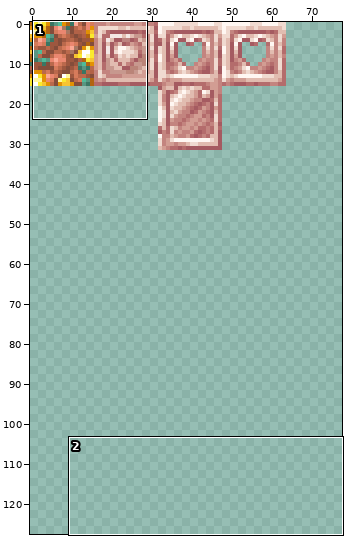
A pixel-art file gets an edit: Block Textures.aseprite. Above: a wide view before the commit, with the close-up outlined.
Close-up. Old version:
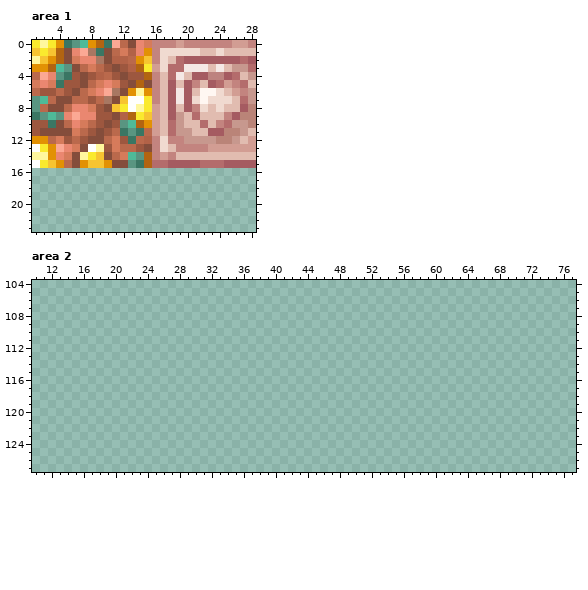
256x128 pixels, 1 frame. Colours within 5 levels of each other are drawn and written as one. Shown: area 1: x 1..28, y 0..23; area 2: x 10..77, y 104..127. The wide view leaves out empty margins.
The same view after the edit:
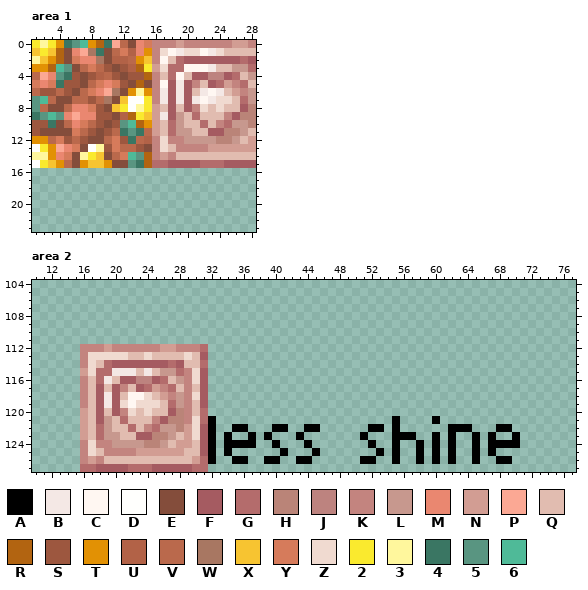
Palette (. is transparent): A #000000  B #f4e8e5  C #fff7f2  D #fffffd  E #844d3b  F #a55b61  G #b46c6c  H #ba8478  J #bd837f  K #c3847f  L #c7988e  M #ea8770  N #d29d93  P #fba894  Q #e1bcb0  R #b26411  S #9d573f  T #e29104  U #b26247  V #ba694c  W #a87762  X #f7c431  Y #d67b5b  Z #f0dad0  2 #faea2e  3 #fff79d  4 #3a7663  5 #599581  6 #4fba98
Change:
layer "Flattened" added
layer "Layer 2" removed
layer "Layer 1" removed
Changed rows in their new state; - is an unchanged pixel.
Area 1, layer "Flattened":
first column x 17:
 1 -CB--CB-
 2 C-------
 3 ---CCCBQ
 4 --C-----
 5 C-B-----
 6 B----B-B
 7 B---B-B-
 9 B-------
Area 2, layer "Flattened":
first column x 16:
112 KKKNKKKKKKNNKKKG---------------------------------------
113 KZZZZZQQZQQQQZQF---------------------------------------
114 KZQGFFFFFFFGFQQG---------------------------------------
115 NZGGBBBQBQLLGKZF---------------------------------------
116 KQGBQFFJJFGQLKZF---------------------------------------
117 KQFQFKQFGNKGQKQF---------------------------------------
118 KQFBFQCCZQNKLKZF---------------------------------------
119 KQFBFZCZZZQGLKQF---------------------------------------
120 NQFQFKZQZQQFHKQG---------------------------------------
121 NQFLQGQQQKFHHKZGA----------------------A----A----------
122 NQGLQQGQKGLLHNZFA--AA---AA--AA------AA-A------AAA---AA-
123 NQGLLQQFFHHLQNZFA-A--A-A---A-------A---AAA--A-A--A-A--A
124 KZKKLLLLHHLQNNQFA-AAAA--A---A-------A--A--A-A-A--A-AAAA
125 KZQKKKKNNNNNNQQFA-A------A---A-------A-A--A-A-A--A-A---
126 KNKQQQQQQQQQQQNGA--AA--AA--AA------AA--A--A-A-A--A--AA-
127 GGFFFFGGGFFFFFGG---------------------------------------
Where, in picture pixels (left, top, right, bottom), the same in both close-ups:
changed: (160, 48, 224, 120)
added: (80, 344, 320, 472)
added: (360, 416, 520, 464)
